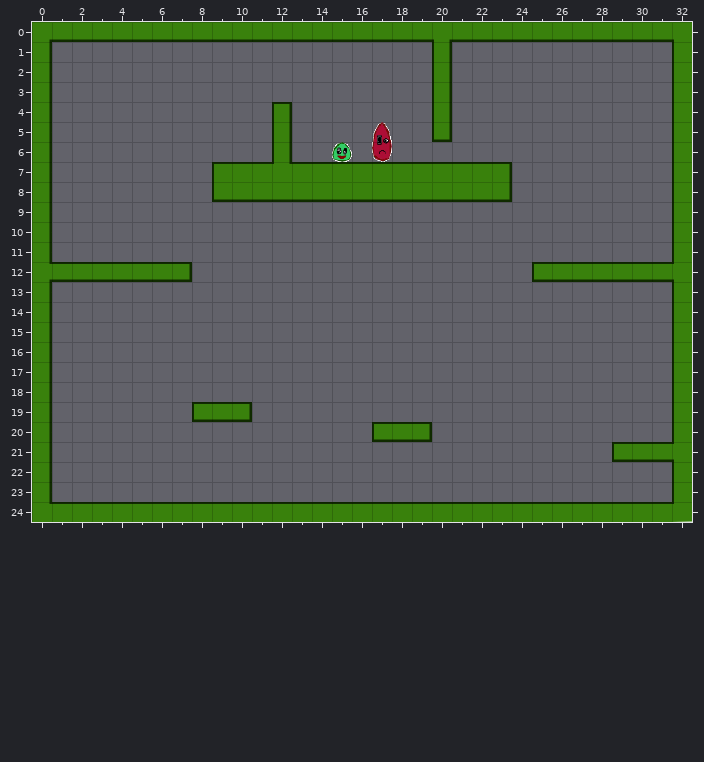
One commit to this Tiled map (JSON): res/level/levelPräsentation.json. This is how it looked before the edit.
Cells are 25x25 px. Shown: x 0..32, y 0..24.
After:
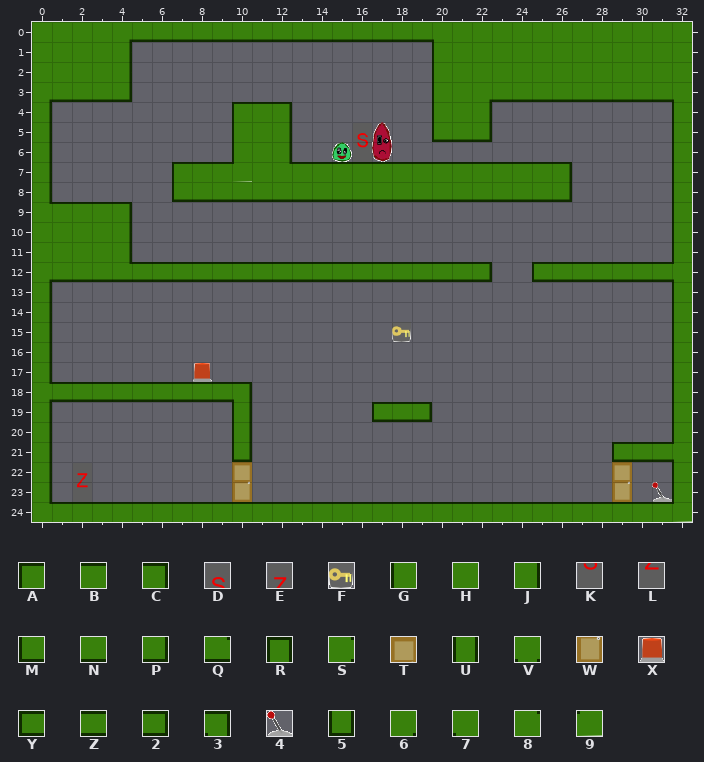
Key: from "Tileset": A 0, B 1, C 2, D 10, E 12, F 14, G 16, H 17, J 18, K 26, L 28, M 32, N 33, P 34, Q 51, R 53, S 57, T 60, U 69, V 73, W 76, X 78, Y 83, Z 84, 2 87, 3 106, 4 110, 5 117, 6 128, 7 129, 8 144, 9 145.
_ is an empty cell.
Message: praesentationslevel finished
From old to new:
Layer "Kachelebene 1":
Tile 2 is added in row 12 at x 22; in row 19 at x 19.
Tile 3 is added in row 18 at x 10.
Tile 4 is added in row 23 at x 31.
Tile 5 is added in row 21 at x 10.
Tile 6 replaces tile J in row 3 at x 0.
Tile 6 replaces tile N in row 0 at x 4.
Tile 6 replaces tile S in row 12 at x 0.
Tile 6 is added in row 3 at x 22.
Tile 7 replaces tile G in row 3 at x 32.
Tile 7 replaces tile V in row 0 at x 20.
Tile 8 replaces tile J in row 9 at x 0.
Tile 9 replaces tile B in row 7 at x 10.
Tile A is added in row 4 at x 10; in row 7 at x 7.
Tile B replaces tile A in row 7 at x 9.
Tile B replaces tile C in row 7 at x 23.
Tile B is added in row 4 at x 11; in row 7 at x 8 and 24 to 25; in row 9 at x 1 to 3.
Tile C replaces tile R in row 4 at x 12.
Tile C is added in row 7 at x 26; in row 9 at x 4.
Tile D is added in row 5 at x 16.
Tile E is added in row 22 at x 2.
Tile F is added in row 15 at x 18.
Tile G replaces tile U in rows 1 to 4 at x 20.
Tile G is added in rows 5 to 6 at x 10.
Tile H replaces tile 6 in row 0 at x 0.
Tile H replaces tile 7 in row 0 at x 32.
Tile H replaces tile B in row 7 at x 11.
Tile H replaces tile G in rows 1 to 2 at x 32.
Tile H replaces tile J in rows 1 to 2 at x 0; in rows 10 to 11 at x 0.
Tile H replaces tile N in row 0 at x 1 to 3 and 21 to 31.
Tile H is added in rows 1 to 2 at x 1 to 3 and 21 to 31; in rows 3 to 4 at x 21; in rows 5 to 6 at x 11; in rows 10 to 11 at x 1 to 3.
Tile J replaces tile U in rows 5 to 6 at x 12.
Tile J is added in rows 1 to 2 at x 4; in row 4 at x 22; in rows 10 to 11 at x 4.
Tile K is added in row 6 at x 16.
Tile L is added in row 23 at x 2.
Tile M replaces tile 5 in row 5 at x 20.
Tile M is added in row 8 at x 7.
Tile N replaces tile M in row 8 at x 9.
Tile N replaces tile P in row 8 at x 23.
Tile N replaces tile Z in row 12 at x 1 to 3.
Tile N is added in row 3 at x 1 to 3 and 23 to 31; in row 5 at x 21; in row 8 at x 8 and 24 to 25.
Tile P is added in row 3 at x 4; in row 5 at x 22; in row 8 at x 26.
Tile Q replaces tile Z in row 12 at x 4.
Tile S replaces tile J in row 18 at x 0.
Tile T is added in row 22 at x 10 and 29.
Tile U replaces tile 2 in row 19 at x 10.
Tile U is added in row 20 at x 10.
Tile W is added in row 23 at x 10 and 29.
Tile X is added in row 17 at x 8.
Tile Y is added in row 19 at x 17.
Tile Z replaces tile 2 in row 12 at x 7.
Tile Z is added in row 12 at x 8 to 21; in row 18 at x 1 to 9; in row 19 at x 18.
Tile 2 is gone in row 20 at x 19.
Tile Y is gone in row 19 at x 8; in row 20 at x 17.
Tile Z is gone in row 19 at x 9; in row 20 at x 18.
